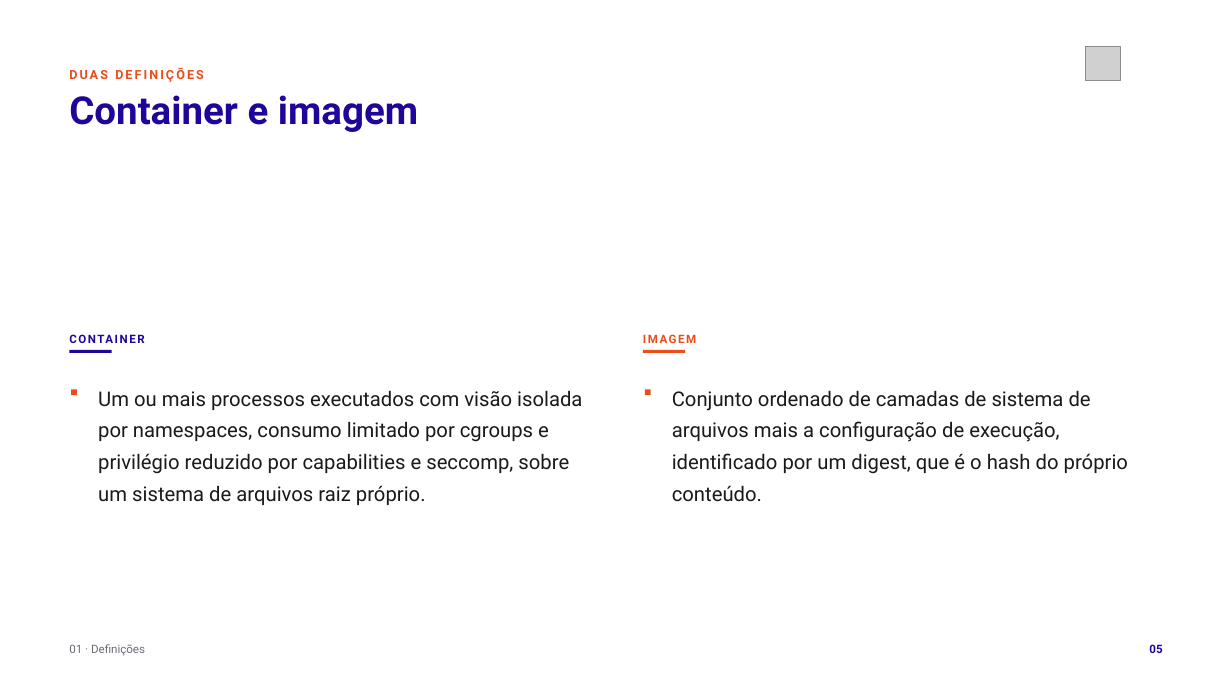
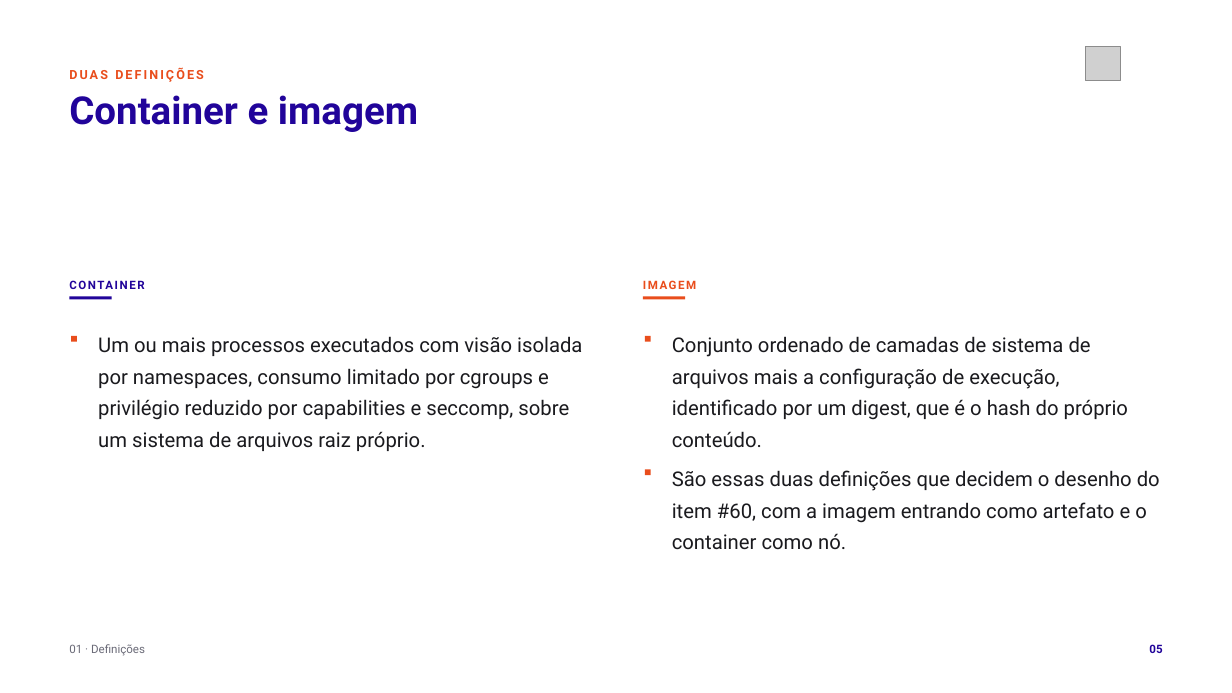
Before and after one commit to tcpassos/invite-app, a slide deck: slide 5 of trabalhos/T1-Docker-Invite-People.pptx. Drawn at 1232x693 pixels with LibreOffice and Linux fonts; fonts in the diff are those of the drawing; grey boxes stand for pictures. Boxes give left, top, right and bottom in pixels: in the first picture for what was removed or moved away, otherwise in the second. Text is boxed around its words. In the diff, an @@ line names an element or a change of style, - is before the commit and + after.

```diff
--- a/trabalhos/T1-Docker-Invite-People.pptx
+++ b/trabalhos/T1-Docker-Invite-People.pptx
@@ 4 texts, 4 rectangles: place and size @@
-4 texts, 4 rectangles at [69,329,1128,505]
+4 texts, 4 rectangles at [69,275,1128,451]
@@ rectangle added at [645,470,651,475], fill #E94D1C @@
@@ text added at [672,470,1160,550], 15.8 pt, text #1A1A1E @@
+São essas duas definições que decidem o desenho do item #60, com a imagem entrando como artefato e o container como nó.
```
Also in this commit, not shown: 5 other slides changed, 9 other files.
